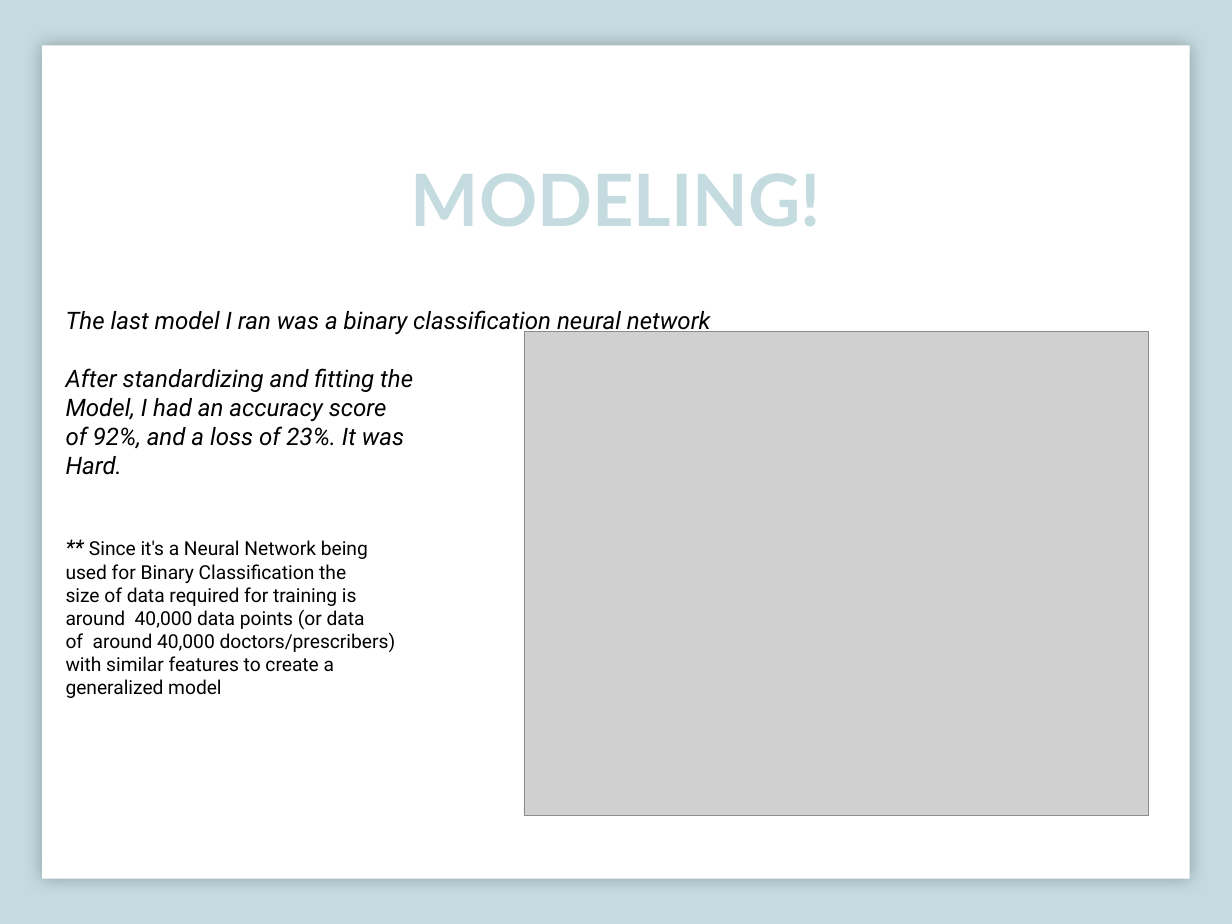
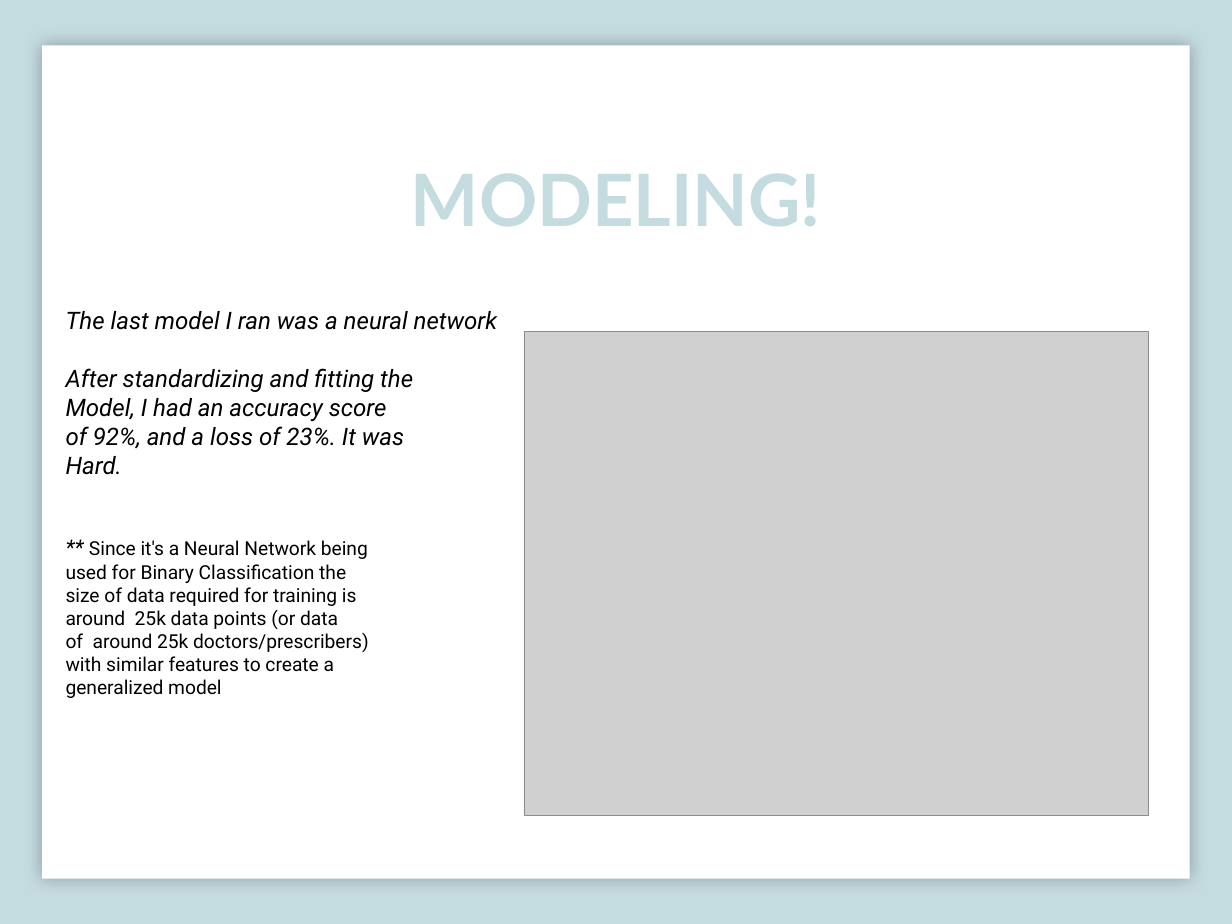
Before and after one commit to rajpatel84/capstone, a slide deck: slide 15 of Capstone.pptx. Drawn at 1232x924 pixels with LibreOffice and Linux fonts; fonts in the diff are those of the drawing; grey boxes stand for pictures. Boxes give left, top, right and bottom in pixels: in the first picture for what was removed or moved away, otherwise in the second. Text is boxed around its words. In the diff, an @@ line names an element or a change of style, - is before the commit and + after.

```diff
--- a/Capstone.pptx
+++ b/Capstone.pptx
@@ text at bbox=[66, 311, 498, 330]: text changed @@
-The last model I ran was a binary classification neural network
+The last model I ran was a neural network
@@ text at bbox=[66, 610, 369, 652]: text changed @@
-around 40,000 data points (or data
-of around 40,000 doctors/prescribers)
+around 25k data points (or data
+of around 25k doctors/prescribers)
```
Also in this commit, not shown: 6 other slides changed, 1 slide added.
